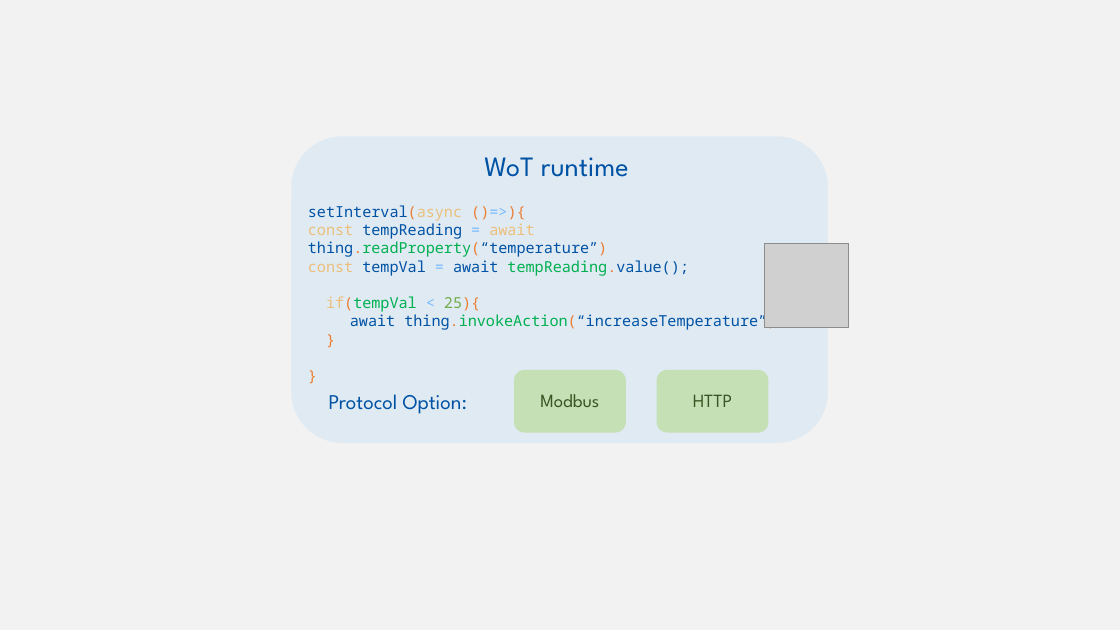
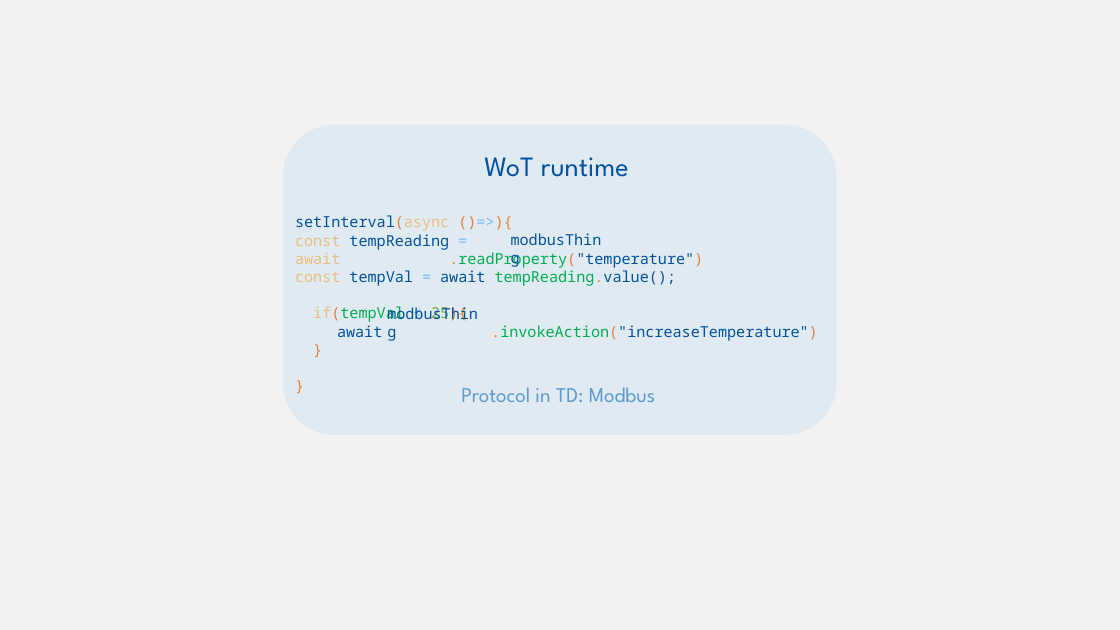
Before and after one commit to w3c/wot-cg, a slide deck: slide 69 of Tutorials/whatiswot/12-Building_Blocks/12-Building_Blocks.pptx (slide 67 before the commit). Drawn at 1120x630 pixels with LibreOffice and Linux fonts; fonts in the diff are those of the drawing; grey boxes stand for pictures; background and template pictures are left out. Boxes give left, top, right and bottom in pixels: in the first picture for what was removed or moved away, otherwise in the second. Text is boxed around its words. In the diff, an @@ line names an element or a change of style, - is before the commit and + after.

```diff
--- a/Tutorials/whatiswot/12-Building_Blocks/12-Building_Blocks.pptx
+++ b/Tutorials/whatiswot/12-Building_Blocks/12-Building_Blocks.pptx
@@ rounded rectangle: place and size @@
-rounded rectangle at (292,136,828,443)
+rounded rectangle at (283,124,837,434)
@@ text "setInterval(async ()=>){": place and size @@
-text "setInterval(async ()=>){" at (308,205,776,330)
+text "setInterval(async ()=>){" at (295,215,818,341)
@@ text at (295,234,703,268): text changed @@
-const tempReading = await thing.readProperty(“temperature”)
+const tempReading = await .readProperty("temperature")
@@ text added at (502,226,612,253), 13 pt, text #0052A5 @@
+modbusThing
@@ picture removed at (765,243,849,327) @@
@@ text at (337,325,818,341): text changed @@
-await thing.invokeAction(“increaseTemperature”)
+await .invokeAction("increaseTemperature")
@@ text added at (379,300,488,327), 13 pt, text #0052A5 @@
+modbusThing
@@ text at (461,387,656,402): text changed; text colour #0052A5 to #5B9BD5 @@
-Protocol Option:
+Protocol in TD: Modbus
@@ rounded rectangle removed at (514,370,626,433) @@
@@ rounded rectangle removed at (657,370,769,433) @@
@@ text removed at (540,394,599,407) @@
-Modbus
@@ text removed at (693,394,732,407) @@
-HTTP
```
Also in this commit, not shown: 10 other slides changed, 4 slides added, 2 slides removed.
